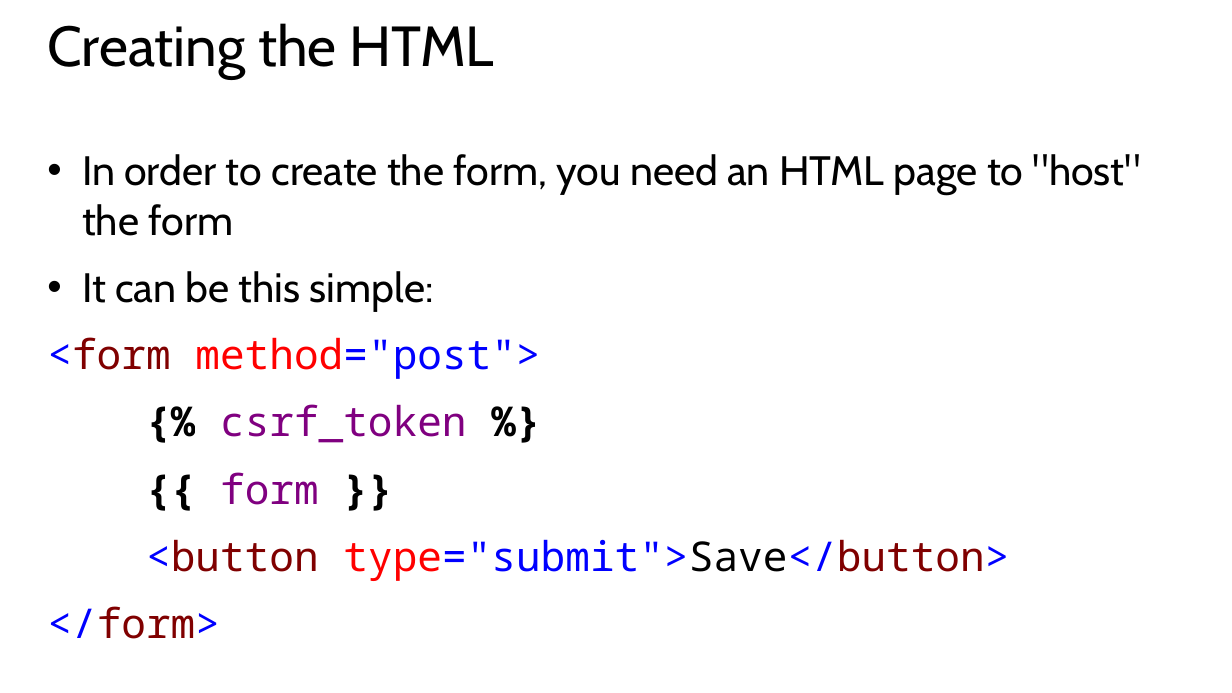
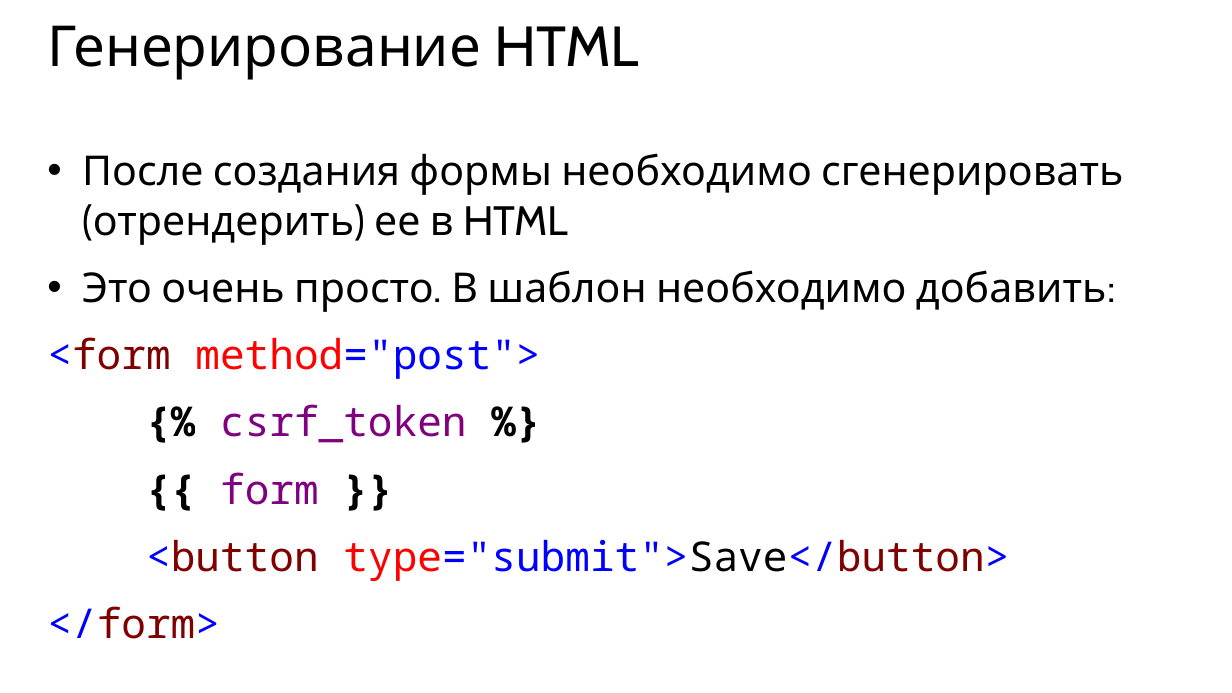
Before and after one commit to maxchv/LearnPython, a slide deck: slide 26 of week13/urls_forms.pptx (slide 28 before the commit). Drawn at 1232x693 pixels with LibreOffice and Linux fonts; fonts in the diff are those of the drawing. Boxes give left, top, right and bottom in pixels: in the first picture for what was removed or moved away, otherwise in the second. Text is boxed around its words. In the diff, an @@ line names an element or a change of style, - is before the commit and + after.

```diff
--- a/week13/urls_forms.pptx
+++ b/week13/urls_forms.pptx
@@ title at bbox=[48, 25, 639, 80]: text changed @@
-Creating the HTML
+Генерирование HTML
@@ text at bbox=[82, 153, 1123, 312]: text changed @@
-• In order to create the form, you need an HTML page to "host" the form
-• It can be this simple:
+• После создания формы необходимо сгенерировать (отрендерить) ее в HTML
+• Это очень просто. В шаблон необходимо добавить:
```
Also in this commit, not shown: 6 other slides changed, 28 slides added, 24 slides removed, 15 other files.
